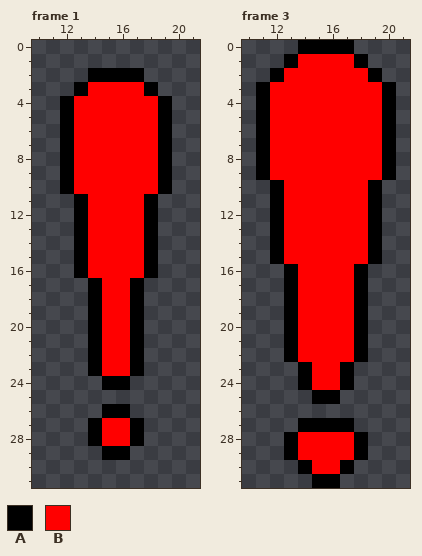
Two states of a pixel-art file, wip-art/enemy_alert.aseprite. This is how it looked before the edit.
32x32 pixels, 4 frames. Shown: frame 1: x 10..21, y 0..31; frame 3: x 10..21, y 0..31. The commit also changed other frames, which this record leaves out.
Palette (. is transparent): A #000000  B #ff0000
Pixels before, frame 1, first column x 12:
 2 ..AAAA..
 3 .ABBBBA.
 4 ABBBBBBA
 5 ABBBBBBA
 6 ABBBBBBA
 7 ABBBBBBA
 8 ABBBBBBA
 9 ABBBBBBA
10 ABBBBBBA
11 .ABBBBA.
12 .ABBBBA.
13 .ABBBBA.
14 .ABBBBA.
15 .ABBBBA.
16 .ABBBBA.
17 ..ABBA..
18 ..ABBA..
19 ..ABBA..
20 ..ABBA..
21 ..ABBA..
22 ..ABBA..
23 ..ABBA..
24 ...AA...
25 ........
26 ...AA...
27 ..ABBA..
28 ..ABBA..
29 ...AA...
Pixels before, frame 3, first column x 11:
 0 ...AAAA...
 1 ..ABBBBA..
 2 .ABBBBBBA.
 3 ABBBBBBBBA
 4 ABBBBBBBBA
 5 ABBBBBBBBA
 6 ABBBBBBBBA
 7 ABBBBBBBBA
 8 ABBBBBBBBA
 9 ABBBBBBBBA
10 .ABBBBBBA.
11 .ABBBBBBA.
12 .ABBBBBBA.
13 .ABBBBBBA.
14 .ABBBBBBA.
15 .ABBBBBBA.
16 ..ABBBBA..
17 ..ABBBBA..
18 ..ABBBBA..
19 ..ABBBBA..
20 ..ABBBBA..
21 ..ABBBBA..
22 ..ABBBBA..
23 ...ABBA...
24 ...ABBA...
25 ....AA....
26 ..........
27 ...AAAA...
28 ..ABBBBA..
29 ..ABBBBA..
30 ...ABBA...
31 ....AA....
New version:
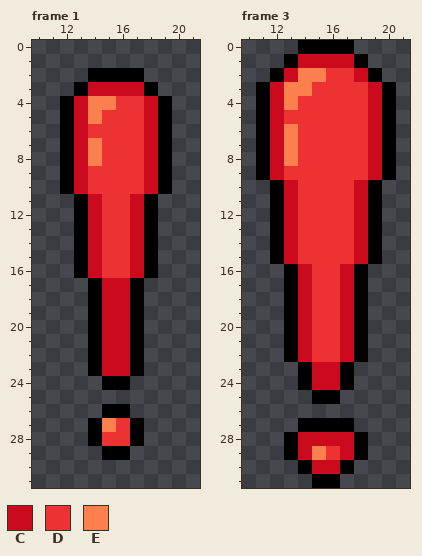
Colours new in this view: C #cb0a1d  D #ec3232  E #fc804d
Commit: added shading to ememyalerticon
What changed:
Changed rows in their new state; - is an unchanged pixel.
Frame 1:
first column x 13:
 3 -CCCC-
 4 CEEDDC
 5 CEDDDC
 6 CDDDDC
 7 CEDDDC
 8 CEDDDC
 9 CDDDDC
10 CDDDDC
11 -CDDC-
12 -CDDC-
13 -CDDC-
14 -CDDC-
15 -CDDC-
16 -CDDC-
17 --CC--
18 --CC--
19 --CC--
20 --CC--
21 --CC--
22 --CC--
23 --CC--
first column x 15:
27 ED
28 DD
Frame 3:
first column x 12:
 1 --CCCC--
 2 -CEEDDC-
 3 CEEDDDDC
 4 CEDDDDDC
 5 CDDDDDDC
 6 CEDDDDDC
 7 CEDDDDDC
 8 CEDDDDDC
 9 CDDDDDDC
10 -CDDDDC-
11 -CDDDDC-
12 -CDDDDC-
13 -CDDDDC-
14 -CDDDDC-
15 -CDDDDC-
16 --CDDC--
17 --CDDC--
18 --CDDC--
19 --CDDC--
20 --CDDC--
21 --CDDC--
22 --CDDC--
23 ---CC---
24 ---CC---
first column x 14:
28 CCCC
29 CEDC
30 -CC-
